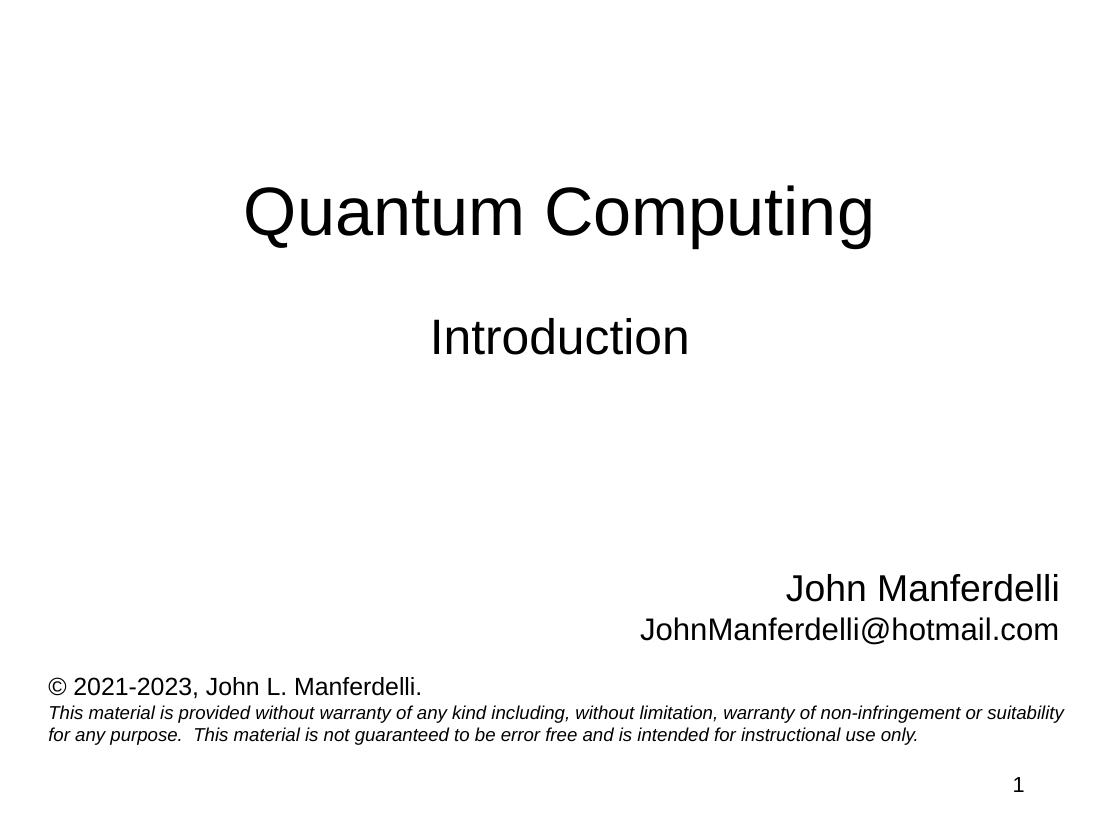
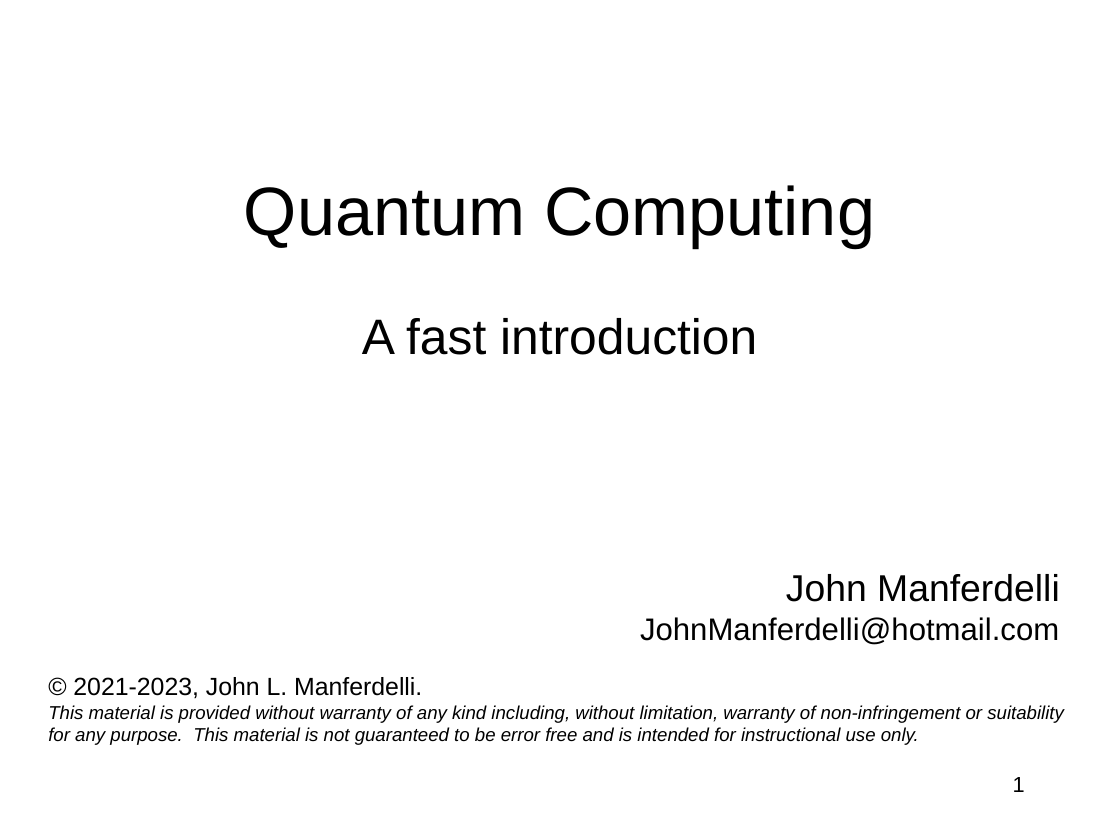
Before and after one commit to jlmucb/class_notes, a slide deck: slide 1 of BerkeleyClass/CS290Spring2013/Lectures/QC.pptx. Drawn at 1120x840 pixels with LibreOffice and Linux fonts; fonts in the diff are those of the drawing. Boxes give left, top, right and bottom in pixels: in the first picture for what was removed or moved away, otherwise in the second. Text is boxed around its words. In the diff, an @@ line names an element or a change of style, - is before the commit and + after.

```diff
--- a/BerkeleyClass/CS290Spring2013/Lectures/QC.pptx
+++ b/BerkeleyClass/CS290Spring2013/Lectures/QC.pptx
@@ text at (362, 318, 757, 355): text changed @@
-Introduction
+A fast introduction
```
Also in this commit, not shown: 2 other slides changed, 7 slides added, 2 slides removed.
